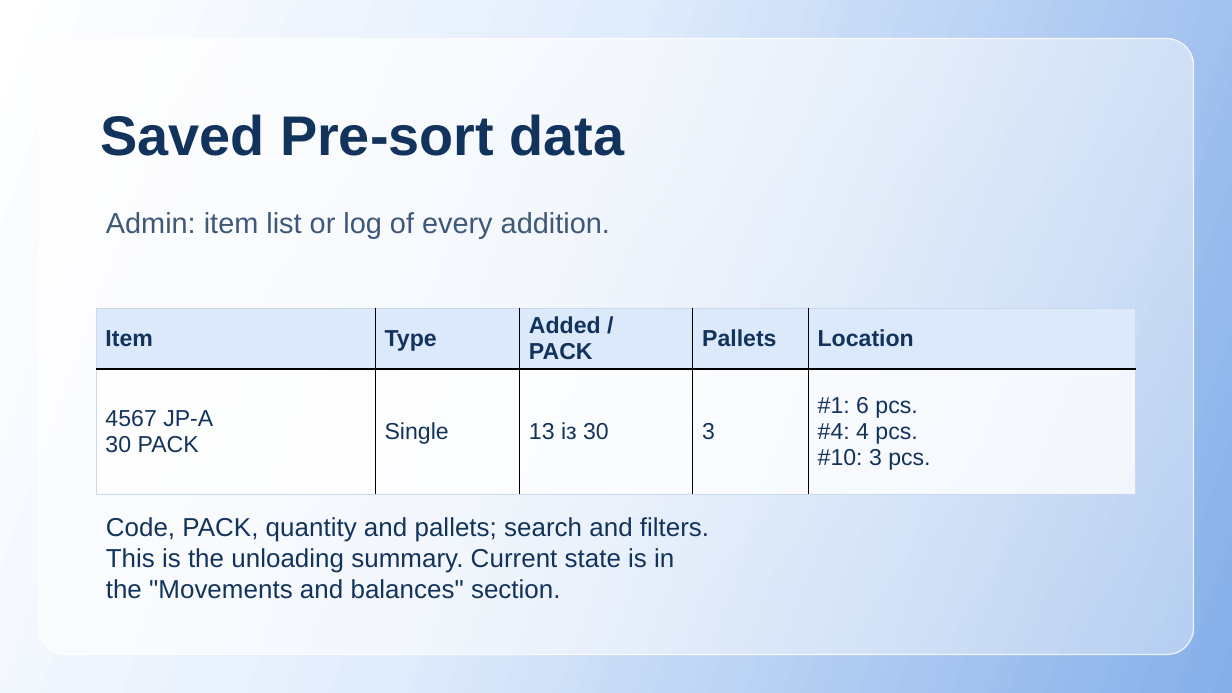
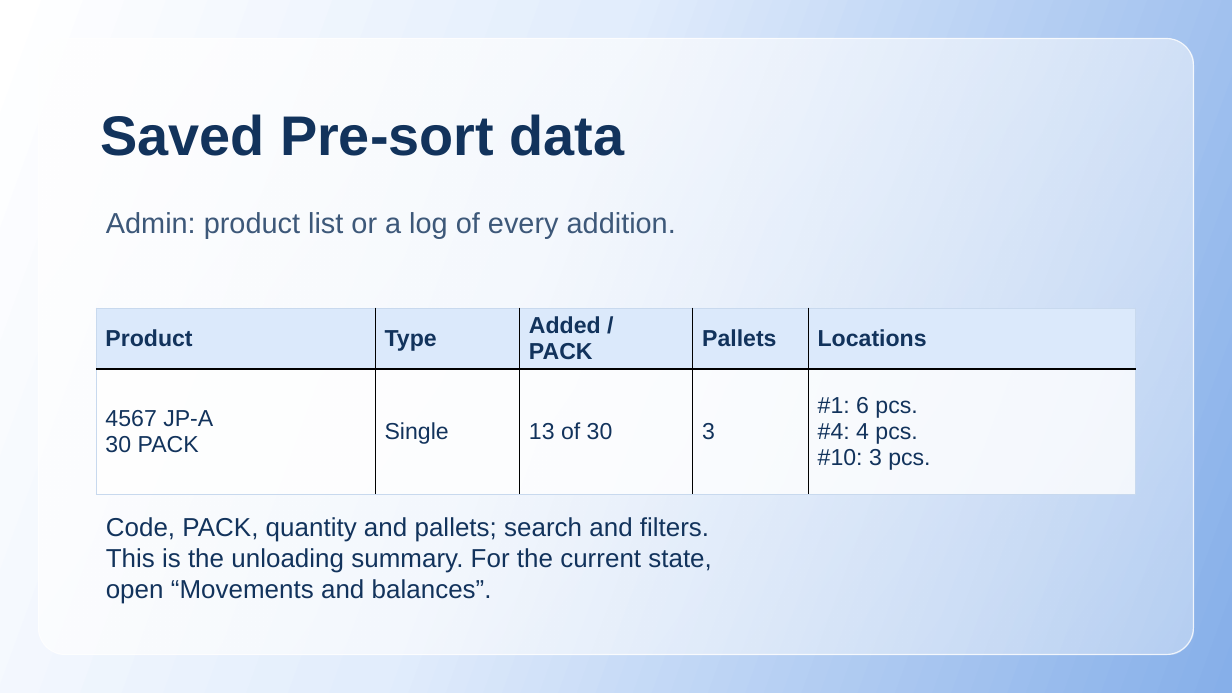
Before and after one commit to Van1shjod/warehouse_sort, a slide deck: slide 15 of presentation-en.pptx. Drawn at 1232x693 pixels with LibreOffice and Linux fonts; fonts in the diff are those of the drawing. Boxes give left, top, right and bottom in pixels: in the first picture for what was removed or moved away, otherwise in the second. Text is boxed around its words. In the diff, an @@ line names an element or a change of style, - is before the commit and + after.

```diff
--- a/presentation-en.pptx
+++ b/presentation-en.pptx
@@ text at box(106, 212, 676, 239): text changed @@
-Admin: item list or log of every addition.
+Admin: product list or a log of every addition.
@@ table at box(96, 308, 1136, 482) @@
-row 1, column 1: Item
+row 1, column 1: Product
-row 1, column 5: Location
+row 1, column 5: Locations
-row 2, column 3: 13 із 30
+row 2, column 3: 13 of 30
@@ text at box(106, 548, 712, 604): text changed @@
-This is the unloading summary. Current state is in
-the "Movements and balances" section.
+This is the unloading summary. For the current state,
+open “Movements and balances”.
```
Also in this commit, not shown: 19 other slides changed, 3 other files.
